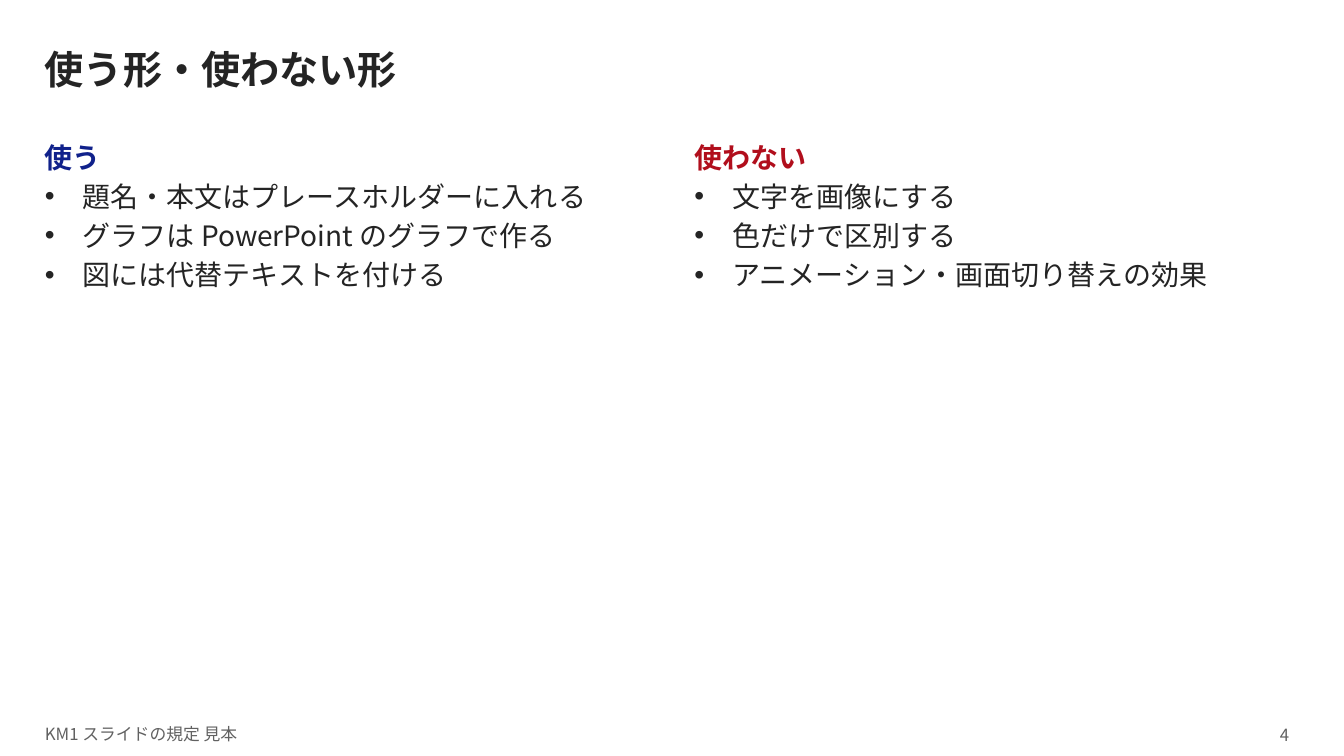
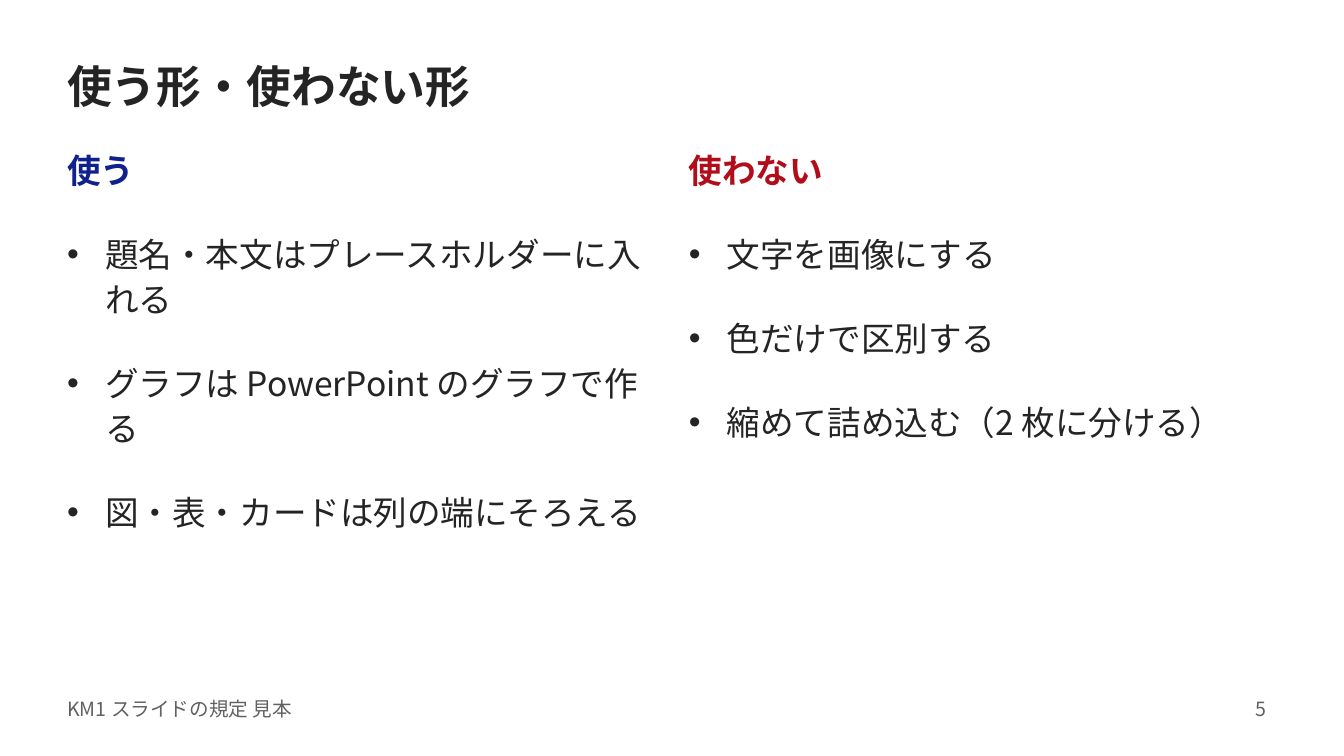
Before and after one commit to kami2news/km1-design-system, a slide deck: slide 5 of dist/KM1_スライド見本.pptx (slide 4 before the commit). Drawn at 1344x756 pixels with LibreOffice and Linux fonts; fonts in the diff are those of the drawing. Boxes give left, top, right and bottom in pixels: in the first picture for what was removed or moved away, otherwise in the second. Text is boxed around its words. In the diff, an @@ line names an element or a change of style, - is before the commit and + after.

```diff
--- a/dist/KM1_スライド見本.pptx
+++ b/dist/KM1_スライド見本.pptx
@@ title "使う形・使わない形": place and size @@
-title "使う形・使わない形" at [45, 50, 397, 88]
+title "使う形・使わない形" at [67, 65, 470, 107]
@@ title "使う形・使わない形" at [67, 65, 470, 107]: size 28 to 32 pt; line spacing 1 to 40pt @@
@@ text "使う": place and size @@
-text "使う" at [45, 144, 586, 288]
+text "使う" at [67, 154, 641, 528]
@@ text at [67, 154, 641, 443]: size 20 to 24 pt in "使う", "題名・本文はプレースホルダーに入れる", "グラフは PowerPoint のグラフで作る"; line spacing 1 to 32pt; more space between paragraphs @@
@@ text at [689, 154, 996, 354]: size 20 to 24 pt in "使わない", "文字を画像にする", "色だけで区別する"; line spacing 1 to 32pt; more space between paragraphs @@
@@ text at [727, 406, 1224, 438]: text changed; size 20 to 24 pt @@
-• アニメーション・画面切り替えの効果
+• 縮めて詰め込む（2 枚に分ける）
@@ text at [105, 496, 641, 528]: text changed; size 20 to 24 pt @@
-• 図には代替テキストを付ける
+• 図・表・カードは列の端にそろえる
@@ text "KM1 スライドの規定 見本": place and size @@
-text "KM1 スライドの規定 見本" at [45, 726, 238, 742]
+text "KM1 スライドの規定 見本" at [67, 699, 292, 718]
@@ text "KM1 スライドの規定 見本" at [67, 699, 292, 718]: size 12 to 14 pt @@
@@ page number added at [1256, 701, 1267, 716], 14 pt, text #616161 @@
+5
@@ page number removed at [1280, 728, 1289, 741] @@
-4
```
Also in this commit, not shown: 6 other slides changed, 3 slides added, 2 slides removed, 7 other files.
